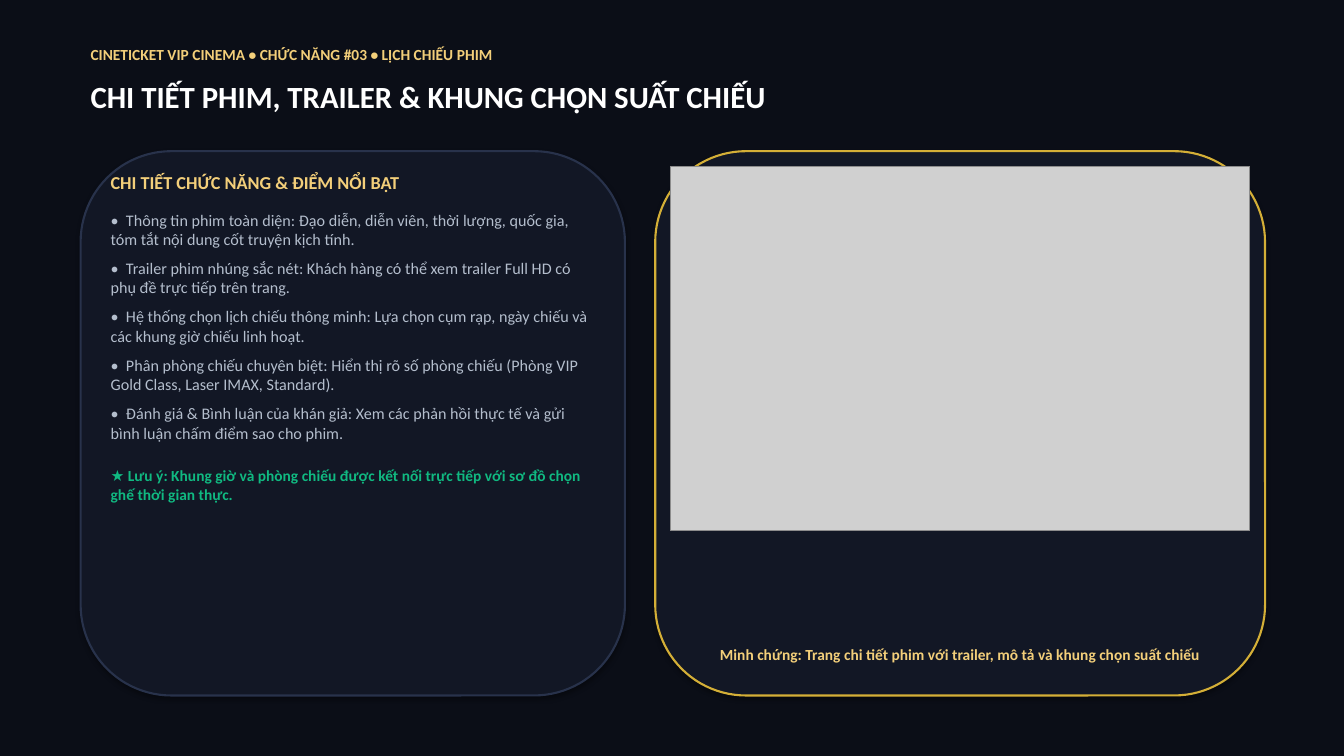
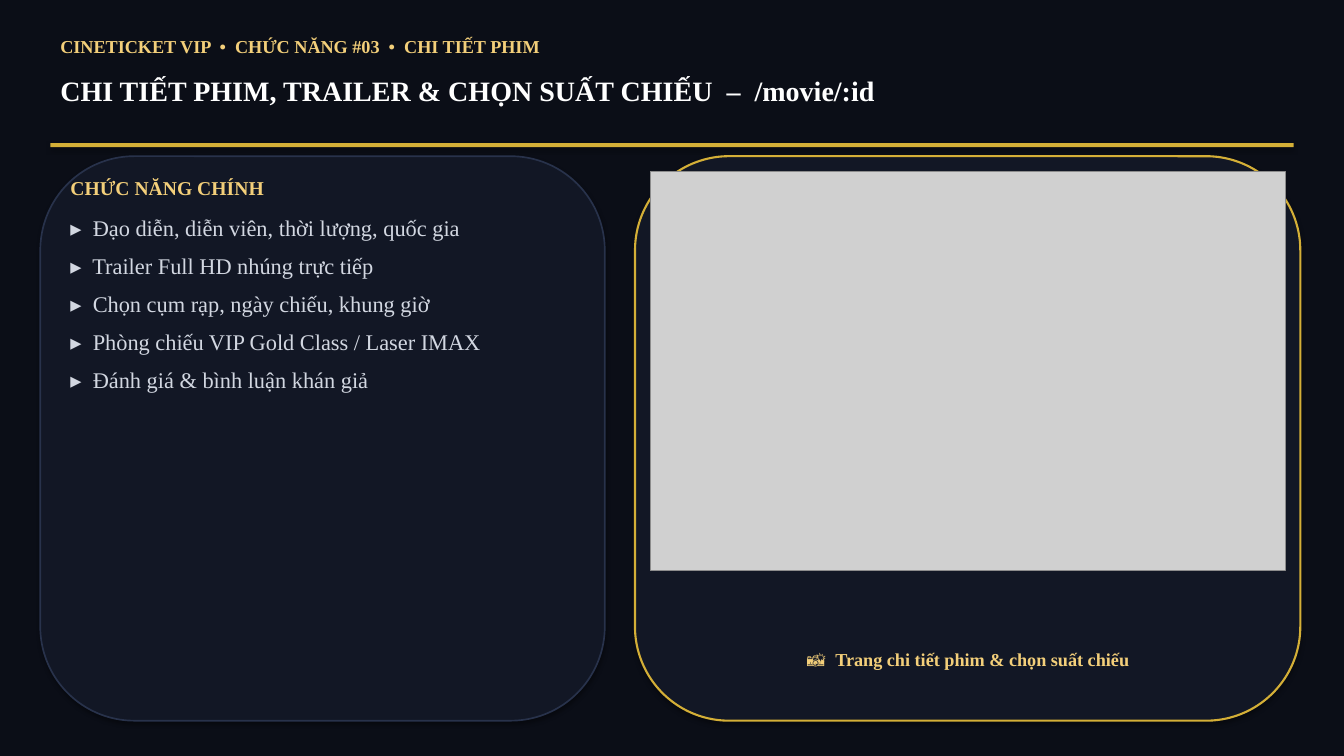
Before and after one commit to hathao109207-oss/hathao, a slide deck: slide 4 of BaoCao_ChucNang_CineTicket.pptx. Drawn at 1344x756 pixels with LibreOffice and Linux fonts; fonts in the diff are those of the drawing; grey boxes stand for pictures. Boxes give left, top, right and bottom in pixels: in the first picture for what was removed or moved away, otherwise in the second. Text is boxed around its words. In the diff, an @@ line names an element or a change of style, - is before the commit and + after.

Commit message:
style(pptx): font Times New Roman 16, noi dung rut gon theo tu khoa

```diff
--- a/BaoCao_ChucNang_CineTicket.pptx
+++ b/BaoCao_ChucNang_CineTicket.pptx
@@ text at (x1=60, y1=39, x2=539, y2=54): text changed; size 11 to 13 pt; font Calibri to Times New Roman @@
-CINETICKET VIP CINEMA • CHỨC NĂNG #03 • LỊCH CHIẾU PHIM
+CINETICKET VIP • CHỨC NĂNG #03 • CHI TIẾT PHIM
@@ text at (x1=60, y1=80, x2=875, y2=107): text changed; size 22 to 20 pt; font Calibri to Times New Roman @@
-CHI TIẾT PHIM, TRAILER & KHUNG CHỌN SUẤT CHIẾU
+CHI TIẾT PHIM, TRAILER & CHỌN SUẤT CHIẾU – /movie/:id
@@ rectangle added at (x1=50, y1=143, x2=1294, y2=147), fill #D4AF37 @@
@@ rounded rectangle resized from (x1=81, y1=151, x2=625, y2=696) to (x1=40, y1=156, x2=605, y2=721) @@
@@ rounded rectangle at (x1=40, y1=156, x2=605, y2=721): outline #28324B 1.5 pt to #28324B 1.2 pt @@
@@ rounded rectangle resized from (x1=655, y1=151, x2=1265, y2=696) to (x1=635, y1=156, x2=1301, y2=721) @@
@@ picture resized from (x1=670, y1=166, x2=1250, y2=530) to (x1=650, y1=171, x2=1286, y2=571) @@
@@ text at (x1=70, y1=180, x2=481, y2=393): text changed; size 11.5 to 16 pt; font Calibri to Times New Roman; text colour #B4BECD to #D2D7E1 @@
-CHI TIẾT CHỨC NĂNG & ĐIỂM NỔI BẬT
-• Thông tin phim toàn diện: Đạo diễn, diễn viên, thời lượng, quốc gia, tóm tắt nội dung cốt truyện kịch tính.
-• Trailer phim nhúng sắc nét: Khách hàng có thể xem trailer Full HD có phụ đề trực tiếp trên trang.
-• Hệ thống chọn lịch chiếu thông minh: Lựa chọn cụm rạp, ngày chiếu và các khung giờ chiếu linh hoạt.
-• Phân phòng chiếu chuyên biệt: Hiển thị rõ số phòng chiếu (Phòng VIP Gold Class, Laser IMAX, Standard).
-• Đánh giá & Bình luận của khán giả: Xem các phản hồi thực tế và gửi bình luận chấm điểm sao cho phim.
-★ Lưu ý: Khung giờ và phòng chiếu được kết nối trực tiếp với sơ đồ chọn ghế thời gian thực.
+CHỨC NĂNG CHÍNH
+▸ Đạo diễn, diễn viên, thời lượng, quốc gia
+▸ Trailer Full HD nhúng trực tiếp
+▸ Chọn cụm rạp, ngày chiếu, khung giờ
+▸ Phòng chiếu VIP Gold Class / Laser IMAX
+▸ Đánh giá & bình luận khán giả
@@ text at (x1=835, y1=652, x2=1129, y2=670): text changed; size 11 to 13 pt; font Calibri to Times New Roman @@
-Minh chứng: Trang chi tiết phim với trailer, mô tả và khung chọn suất chiếu
+📸 Trang chi tiết phim & chọn suất chiếu
```
Also in this commit, not shown: 15 other slides changed, 1 other file.
